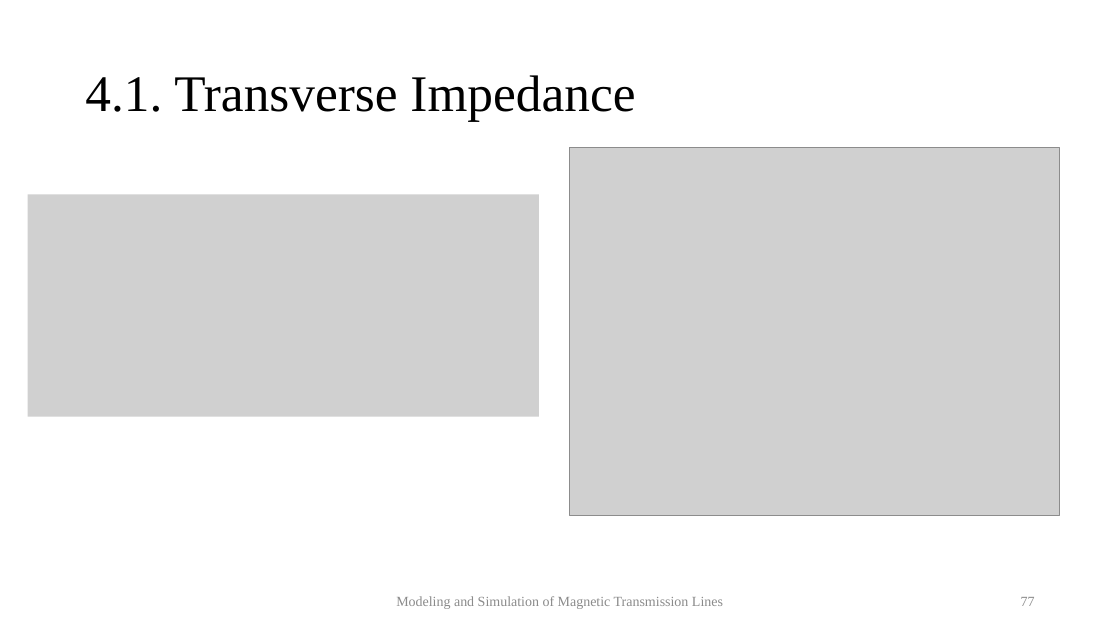
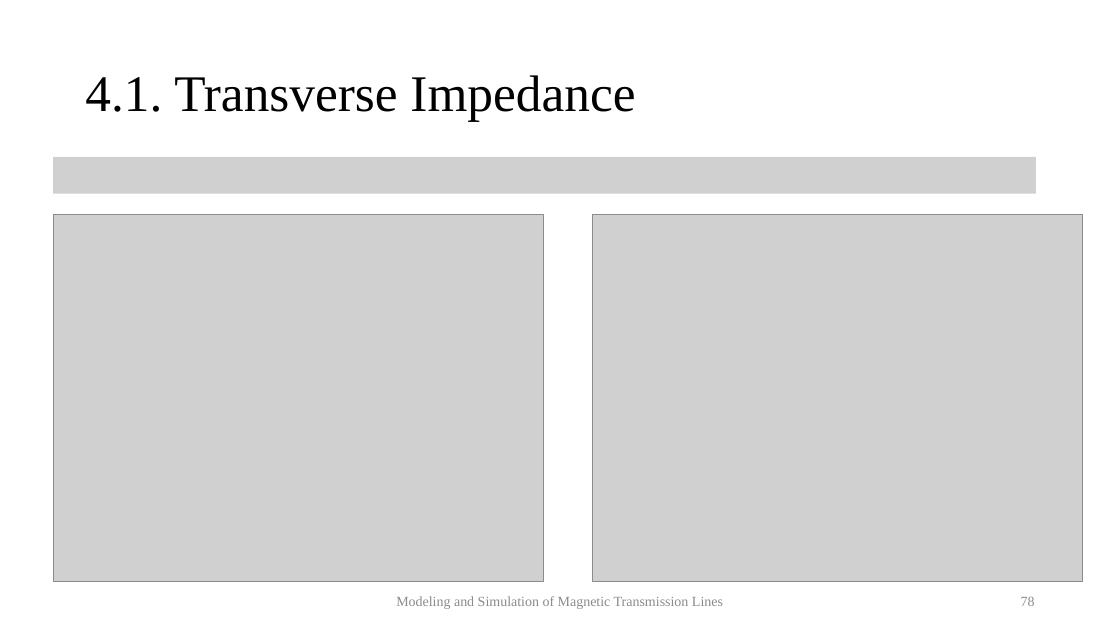
Before and after one commit to MuhammadShamaas1997/MGTL, a slide deck: slide 78 of Thesis/Thesis Final Presentation.pptx (slide 77 before the commit). Drawn at 1120x630 pixels with LibreOffice and Linux fonts; fonts in the diff are those of the drawing; grey boxes stand for pictures. Boxes give left, top, right and bottom in pixels: in the first picture for what was removed or moved away, otherwise in the second. Text is boxed around its words. In the diff, an @@ line names an element or a change of style, - is before the commit and + after.

```diff
--- a/Thesis/Thesis Final Presentation.pptx
+++ b/Thesis/Thesis Final Presentation.pptx
@@ picture added at box(53, 157, 1036, 194) @@
@@ picture: place and size @@
-picture at box(28, 194, 539, 417)
+picture at box(53, 214, 543, 582)
@@ picture: place and size @@
-picture at box(570, 148, 1060, 516)
+picture at box(593, 214, 1083, 582)
@@ page number at box(1021, 597, 1035, 606): text changed @@
-77
+78
```
Also in this commit, not shown: 5 other slides changed, 1 slide added, 3 other files.
